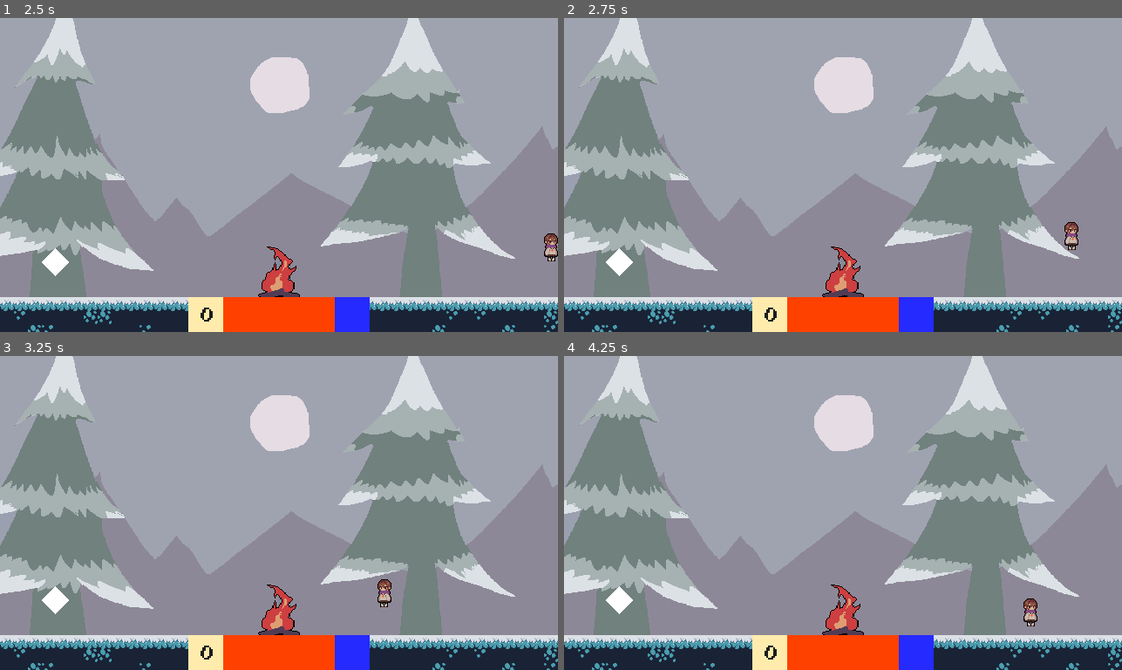
Above: before the commit, frames 1-4 (two rows, left to right).
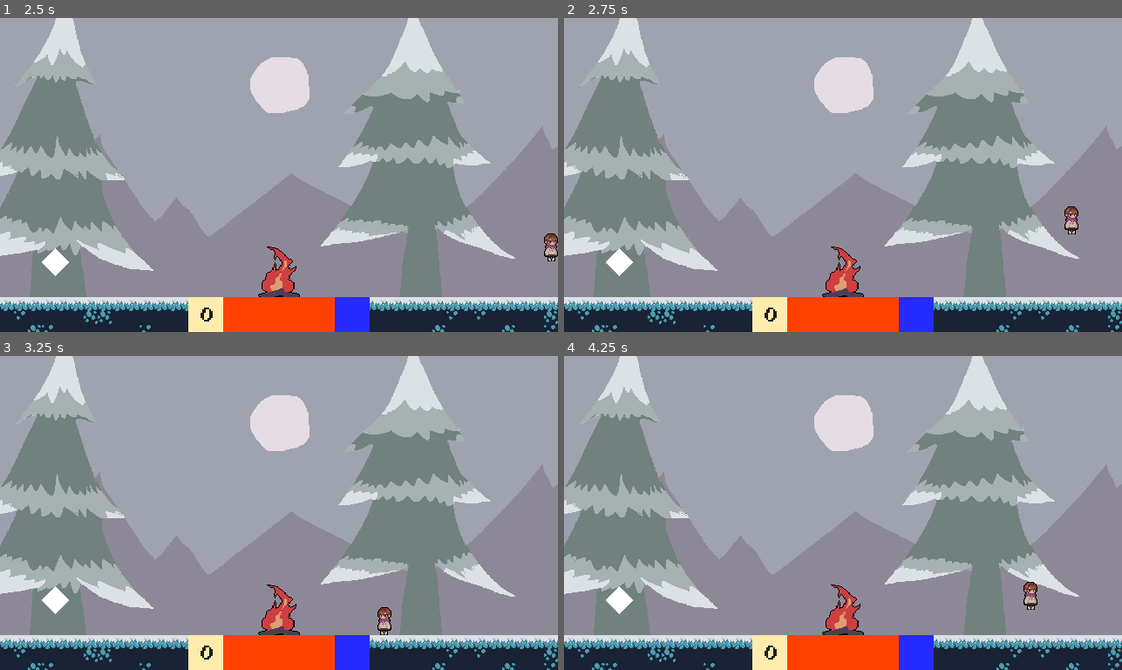
Above: after the commit, the same moments.

Repository: TheRealRaichu/speed-platformer-snake
Game: Godot game, scene res://scenes/scene_root.tscn
Two runs of this game, one before a commit and one after it. Both use one fixed random seed, a clock stepped at 60 frames per second and the inputs below.
Inputs:
- Up to frame 1 (2.5 s): click "start game" at 0.5 s; tap Enter at 1.25 s; hold C (jump) 1.28-2.03 s; hold Right (move_right) from 1.28 s (still down); tap X (ability) at 2.1 s; tap C (jump) at 2.27, 2.3 s
- Up to frame 2 (2.75 s): keep holding Right (move_right); tap C (jump) at 2.57 s
- Up to frame 3 (3.25 s): release Right (move_right) at 2.78 s; hold Left (move_left) from 2.78 s (still down); hold C (jump) from 2.78 s (still down); tap Z (use_item) at 2.85 s
- Up to frame 4 (4.25 s): release Left (move_left) at 3.53 s; release C (jump) at 3.53 s; hold Right (move_right) from 3.53 s (still down); tap C (jump) at 3.6, 3.77, 4.07 s

Frame 1 is identical in both runs. In frame 2, 0.3% of the frame differs, in the area x 89-93%, y 60-74%; in frame 3, 0.4%, in the area x 67-71%, y 71-89%; in frame 4, 0.3%.

Commit message:
quick gravity tweak
now differentiating between fast fall and release gravity

Diff:
--- a/speed-platformer-snake/scripts/player.gd
+++ b/speed-platformer-snake/scripts/player.gd
@@ -65,7 +65,8 @@
 
 # normal jump
 const BASE_GRAVITY := 1600 # gravity on inital jump/falling of ledge
-const HARD_GRAVITY := 6400 # gravity applied after jump key is released, or in fast_fall
+const RELEASE_GRAVITY := 3200 # gravity applied after jump key is released, or in fast_fall
+const FAST_FALL_GRAVITY := 6400 # gravity applied after jump key is released, or in fast_fall
 const HELD_APEX_GRAVITY := 800 # gravity from when approaching jump apex while jump key is held
 const PRE_APEX_INTERVAL := .2 # timer before apex gravity is in effect
 var is_jump := false # tracks if player is in their own jump or just falling
@@ -155,12 +156,12 @@
 	# releasing while in jump makes you fall REALLY FAST
 	if Input.is_action_just_released("jump") and is_jump: # if are jumping and jump was released
 		jump_released = true # flag for jump key has been released
-		current_gravity = HARD_GRAVITY # adjust gravity accordingly
+		current_gravity = RELEASE_GRAVITY # adjust gravity accordingly
 
 	# FAST FALL
 	if not is_on_floor() and Input.is_action_pressed("ui_down"):
 		fast_fall = true
-		current_gravity = HARD_GRAVITY
+		current_gravity = FAST_FALL_GRAVITY
 
 	# GRAVITY
 	if not is_on_floor():
